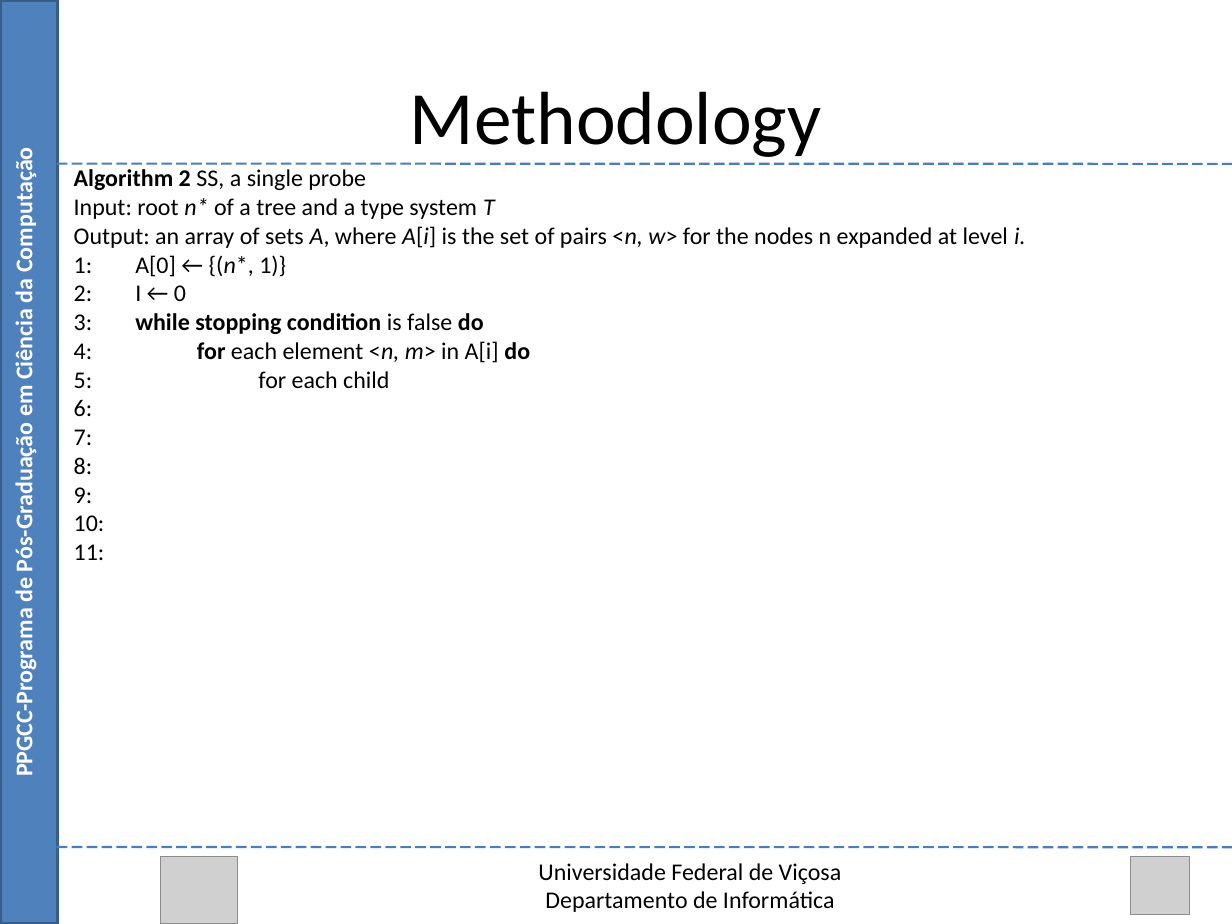
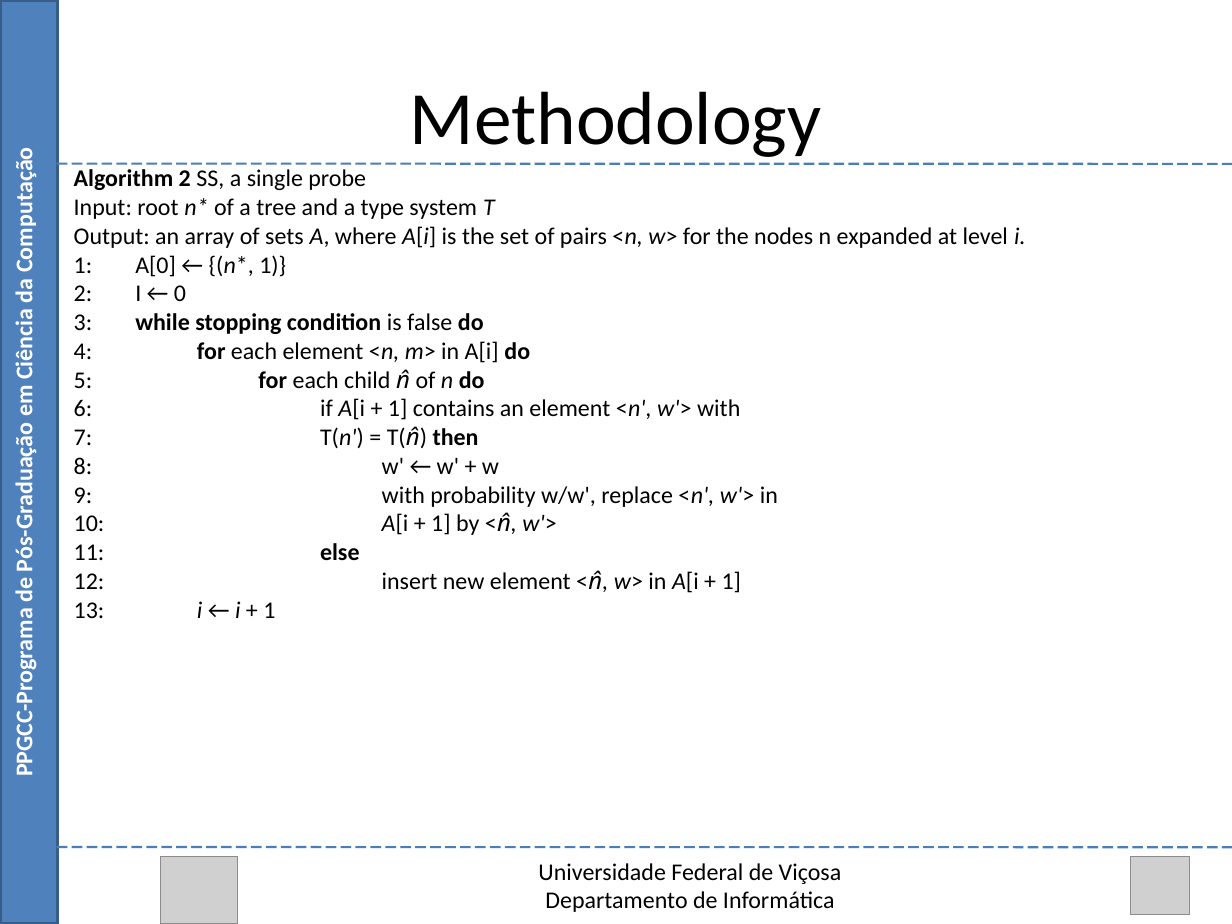
Before and after one commit to Marvinsky/research-marvin, a slide deck: slide 23 of latex/odp/selection heuristics.odp. Drawn at 1232x924 pixels with LibreOffice and Linux fonts; fonts in the diff are those of the drawing; grey boxes stand for pictures. Boxes give left, top, right and bottom in pixels: in the first picture for what was removed or moved away, otherwise in the second. Text is boxed around its words. In the diff, an @@ line names an element or a change of style, - is before the commit and + after.

Commit message:
30/07/15 odp update

```diff
--- a/latex/odp/selection heuristics.odp
+++ b/latex/odp/selection heuristics.odp
@@ text at box(74, 371, 778, 618): text changed @@
-5: for each child
-6:
-7:
-8:
-9:
-10:
-11:
+5: for each child n̂ of n do
+6: if A[i + 1] contains an element <n', w'> with
+7: T(n') = T(n̂) then
+8: w' ← w' + w
+9: with probability w/w', replace <n', w'> in
+10: A[i + 1] by <n̂, w'>
+11: else
+12: insert new element <n̂, w> in A[i + 1]
+13: i ← i + 1
```
